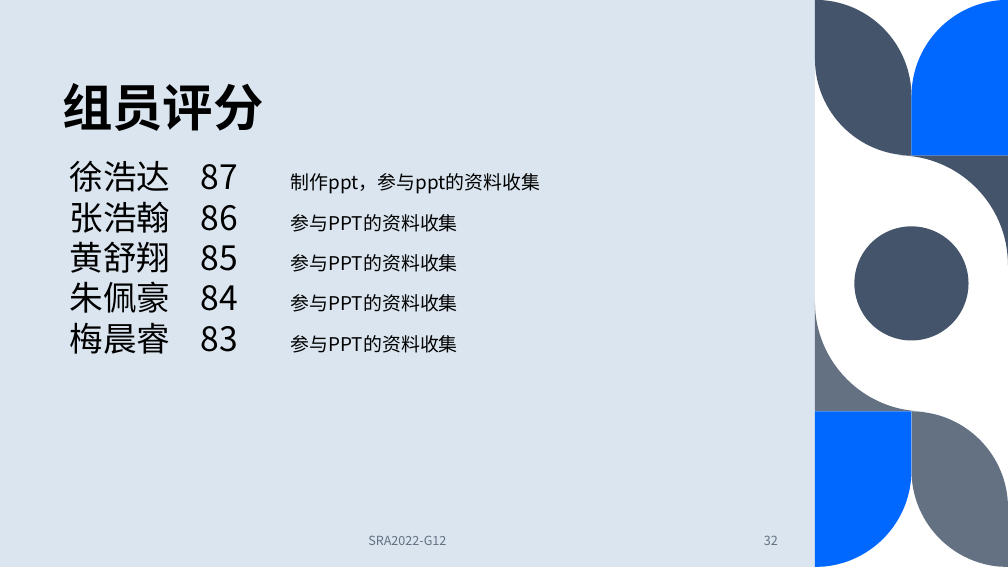
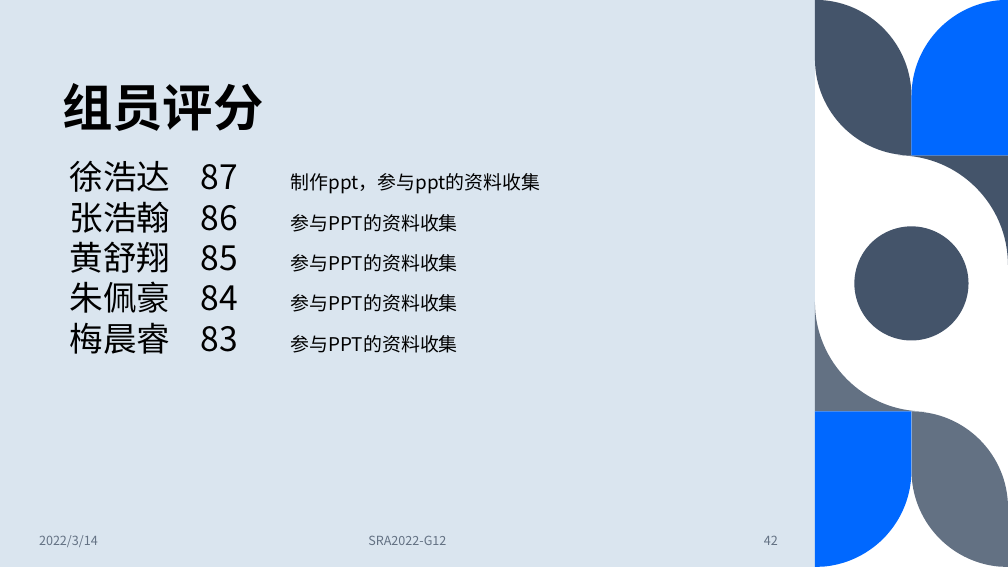
Before and after one commit to dreamtrueqaq/SRA2022-G12, a slide deck: slide 42 of 非受控文档/翻转课堂/UML概述.pptx (slide 32 before the commit). Drawn at 1008x567 pixels with LibreOffice and Linux fonts; fonts in the diff are those of the drawing. Boxes give left, top, right and bottom in pixels: in the first picture for what was removed or moved away, otherwise in the second. Text is boxed around its words. In the diff, an @@ line names an element or a change of style, - is before the commit and + after.

```diff
--- a/非受控文档/翻转课堂/UML概述.pptx
+++ b/非受控文档/翻转课堂/UML概述.pptx
@@ text added at box(39, 535, 98, 547), 12 pt, text #637183 @@
+2022/3/14
@@ page number at box(764, 536, 778, 545): text changed @@
-32
+42
```
Also in this commit, not shown: 29 other slides changed, 10 slides added.
